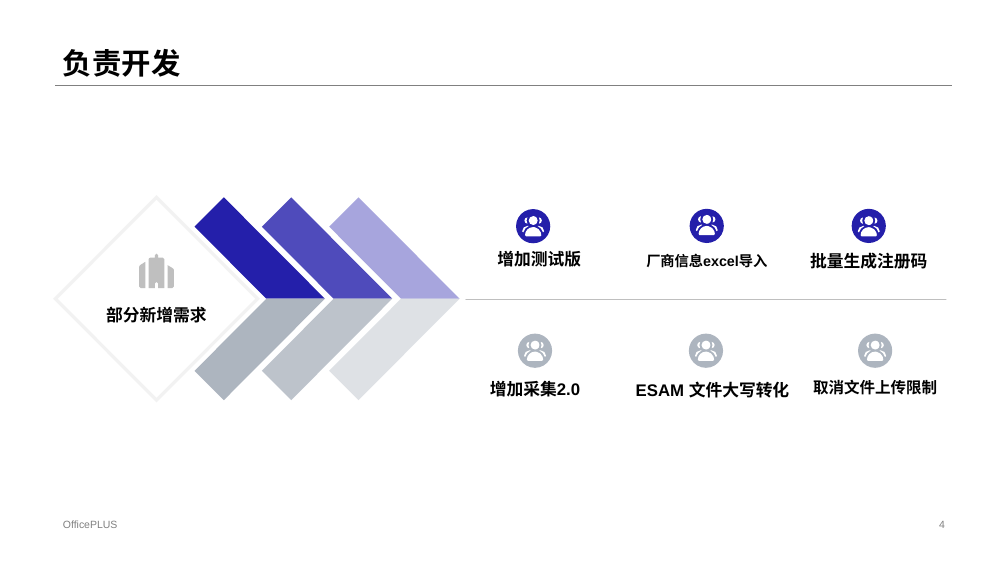
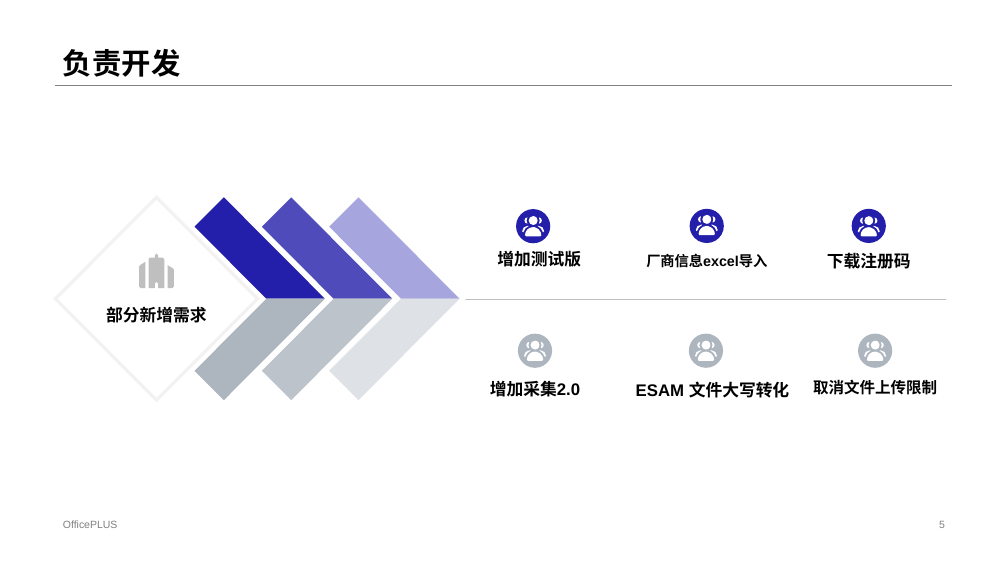
Before and after one commit to czx-dev/note, a slide deck: slide 5 of 陈仲贤述职答辩.pptx (slide 4 before the commit). Drawn at 1008x567 pixels with LibreOffice and Linux fonts; fonts in the diff are those of the drawing. Boxes give left, top, right and bottom in pixels: in the first picture for what was removed or moved away, otherwise in the second. Text is boxed around its words. In the diff, an @@ line names an element or a change of style, - is before the commit and + after.

```diff
--- a/陈仲贤述职答辩.pptx
+++ b/陈仲贤述职答辩.pptx
@@ text at (827, 252, 911, 269): text changed @@
-批量生成注册码
+下载注册码
@@ page number at (939, 521, 945, 528): text changed @@
-4
+5
```
Also in this commit, not shown: 5 other slides changed, 7 slides added, 3 slides removed.
